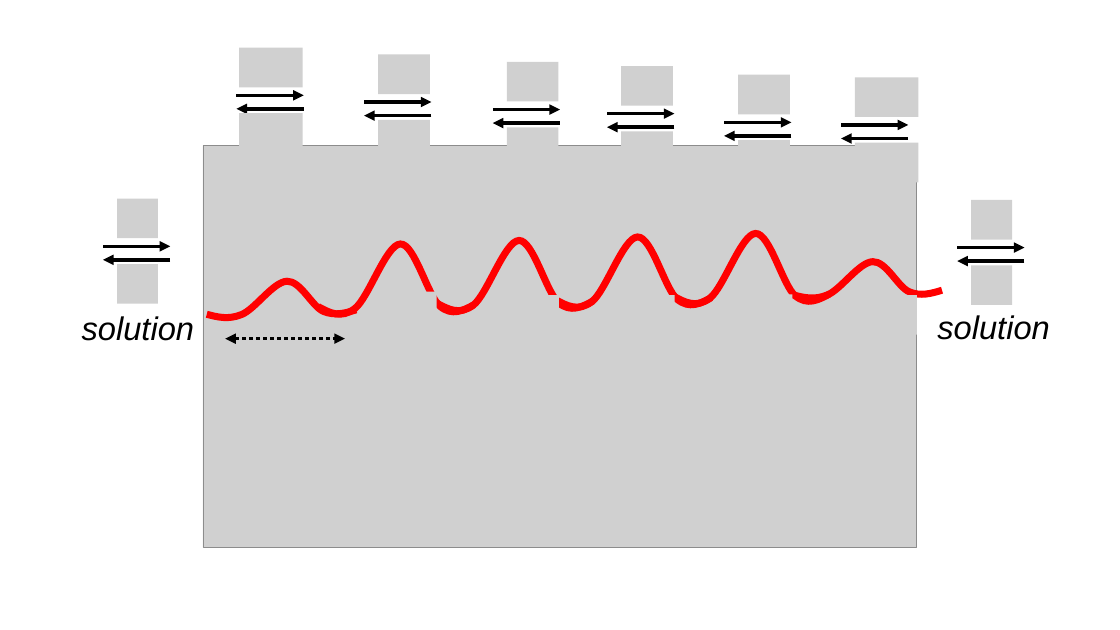
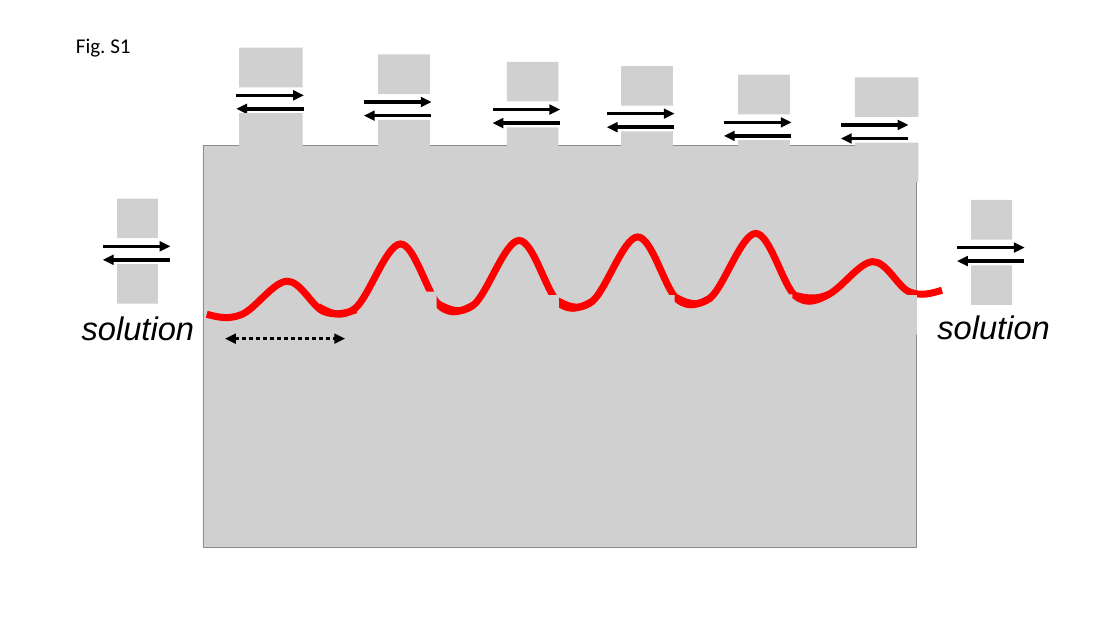
Before and after one commit to schwinns/eyring_model, a slide deck: slide 3 of figs/labeled_realistic_membrane.pptx (slide 1 before the commit). Drawn at 1120x630 pixels with LibreOffice and Linux fonts; fonts in the diff are those of the drawing; grey boxes stand for pictures. Boxes give left, top, right and bottom in pixels: in the first picture for what was removed or moved away, otherwise in the second. Text is boxed around its words. In the diff, an @@ line names an element or a change of style, - is before the commit and + after.

```diff
--- a/figs/labeled_realistic_membrane.pptx
+++ b/figs/labeled_realistic_membrane.pptx
@@ text added at [76,38,130,57], 18 pt, text #000000 @@
+Fig. S1
```
Also in this commit, not shown: 2 slides added, 1 slide removed, 14 other files.
